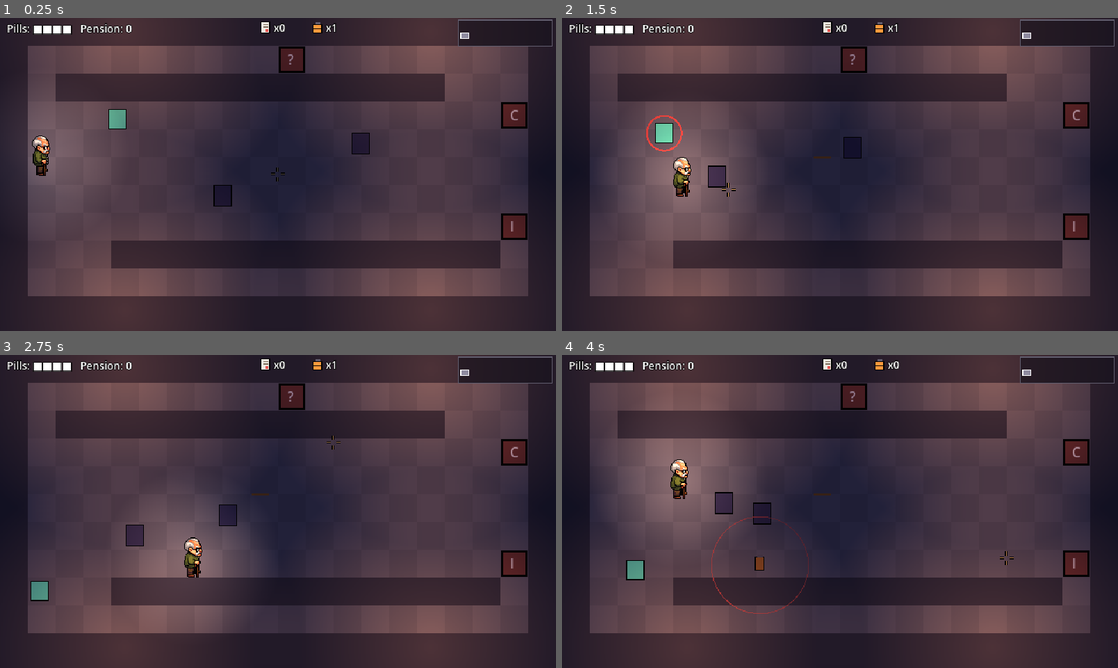
Above: before the commit, frames 1-4 (two rows, left to right).
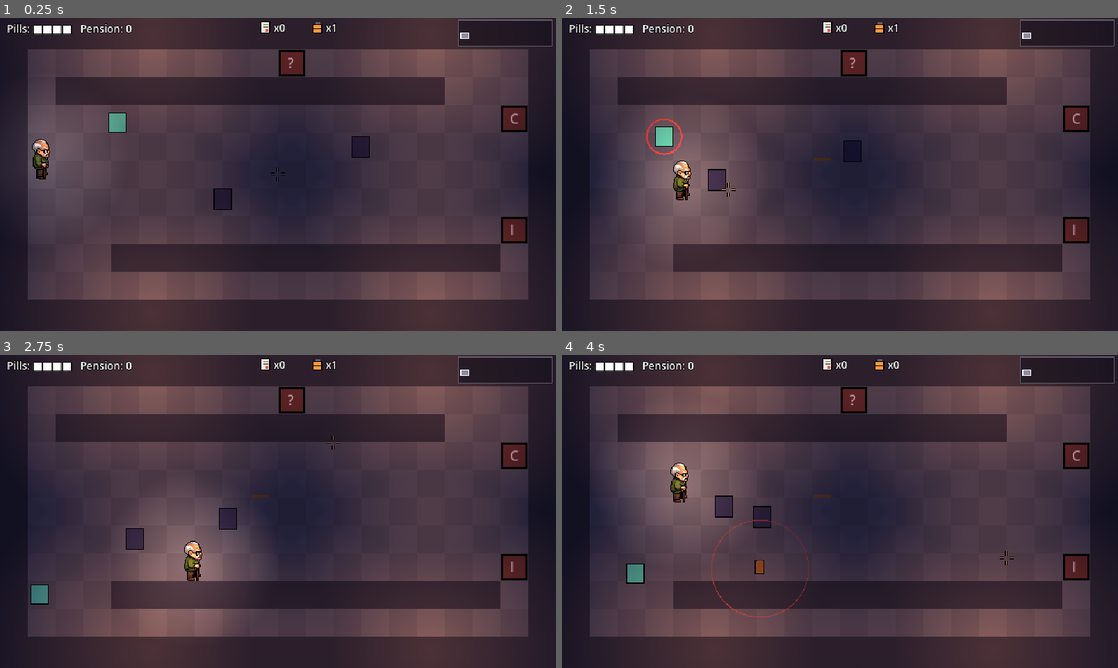
Above: after the commit, the same moments.

Repository: B1nKaTa/game
Game: Godot game, scene res://scenes/floor.tscn
Two runs of this game, one before a commit and one after it. Both use one fixed random seed, a clock stepped at 60 frames per second and the inputs below. This scene is started directly instead of the project's main scene.
Inputs (mouse positions are in pixels of both pictures, inside the frame that each line leads up to):
- Up to frame 1 (0.25 s): no input
- Up to frame 2 (1.5 s): tap Enter (ui_accept) at 0.5, 0.77 s; move the mouse to (962, 158) at 0.52 s; hold D (move_right) 0.53-1.28 s; hold E (interact) 0.53-1.28 s; click (962, 158) at 0.67 s; right-click (962, 158) at 0.8 s; move the mouse to (728, 190) at 1.27 s; hold S (move_down) from 1.28 s (still down); right-click (728, 190) at 1.35 s
- Up to frame 3 (2.75 s): tap Enter (ui_accept) at 1.52 s; tap E (interact) at 1.55 s; move the mouse to (333, 442) at 2.02 s; release S (move_down) at 2.03 s; press the mouse at (333, 442) at 2.03 s; hold D (move_right) from 2.03 s (still down); right-click (333, 442) at 2.3 s
- Up to frame 4 (4 s): move the mouse to (812, 574) at 2.77 s; release D (move_right) at 2.78 s; release the mouse at (812, 574) at 2.78 s; hold W (move_up) 2.78-3.53 s; tap Q (bomb) at 2.85 s; click (812, 574) at 2.92 s; tap Enter (ui_accept) at 3.02, 3.77 s; tap E (interact) at 3.05 s; move the mouse to (1006, 558) at 3.52 s; hold A (move_left) from 3.53 s (still down); hold Space (dodge) from 3.53 s (still down); right-click (1006, 558) at 3.8 s

The runs differ from the first frame. In frame 1, 5.5% of the frame differs, in the area x 5-95%, y 8-90%; in frame 2, 5.7%; in frame 3, 5.6%; in frame 4, 5.9%.

Commit message:
Fit camera, backdrop, lighting and clamps to the room's real size
The camera centers a room that fits the view and follows Grandpa in one that
doesn't, stopping at its edges. Room colors now live in a palette that a
floor can override.

Co-Authored-By: Claude Opus 5.5 <noreply@anthropic.com>

Diff:
--- a/scripts/actors/enemy.gd
+++ b/scripts/actors/enemy.gd
@@ -16,6 +16,7 @@
 var target: Node2D
 var desired_velocity := Vector2.ZERO
 var is_summon := false
+var room_cells := RoomLayout.DEFAULT_SIZE
 var _warning_fraction := 0.5
 var _behavior: EnemyBehavior
 var _knockback := Vector2.ZERO
@@ -58,15 +59,15 @@
 	_knockback = _knockback.lerp(Vector2.ZERO, minf(KNOCKBACK_DECAY * delta, 1.0))
 	move_and_slide()
 	if def.ignores_walls:
-		position = clamp_inside_room(position)
+		position = clamp_inside_room(position, room_cells)
 	queue_redraw()
 
 
-static func clamp_inside_room(point: Vector2) -> Vector2:
+static func clamp_inside_room(point: Vector2, cells: Vector2i) -> Vector2:
 	var tile := float(RoomBackdrop.TILE)
 	return Vector2(
-		clampf(point.x, tile, (RoomLayout.WIDTH - 1) * tile),
-		clampf(point.y, tile, (RoomLayout.HEIGHT - 1) * tile))
+		clampf(point.x, tile, (cells.x - 1) * tile),
+		clampf(point.y, tile, (cells.y - 1) * tile))
 
 
 # Summons pay nothing, or a boss left alive could be farmed forever.
--- a/scripts/content/floor_def.gd
+++ b/scripts/content/floor_def.gd
@@ -9,3 +9,8 @@
 @export var floor_boss: EnemyDef
 @export var clear_pension: int = 8
 @export var treasure_pension: int = 25
+@export var palette: RoomPalette
+
+
+func room_palette() -> RoomPalette:
+	return palette if palette != null else RoomPalette.new()
--- a/scripts/content/room_layout.gd
+++ b/scripts/content/room_layout.gd
@@ -10,8 +10,7 @@
 const TYPE_TREASURE := "treasure"
 const TYPE_SHOP := "shop"
 const TYPE_SECRET := "secret"
-const WIDTH := 20
-const HEIGHT := 11
+const DEFAULT_SIZE := Vector2i(20, 11)
 const ENTRY := Vector2i(1, 5)
 const EXIT_A := Vector2i(18, 3)
 const EXIT_B := Vector2i(18, 7)
--- /dev/null
+++ b/scripts/content/room_palette.gd
@@ -0,0 +1,11 @@
+class_name RoomPalette
+extends Resource
+
+# The one place room colors live. The defaults are the look of the office floor,
+# and a FloorDef can carry its own palette to override them.
+@export var floor_a := Color("6a6677")
+@export var floor_b := Color("625e6f")
+@export var wall := Color("3a3547")
+@export var darkness := Color(0.04, 0.03, 0.05)
+@export var ambient := Color(0.32, 0.32, 0.48)
+@export var torch := Color(1.0, 0.62, 0.3)
--- /dev/null
+++ b/scripts/core/room_camera.gd
@@ -0,0 +1,17 @@
+class_name RoomCamera
+extends RefCounted
+
+
+# Where the camera rests: centered along any axis the room fits in the view,
+# otherwise following the focus and stopping at the room's edges. Whole pixels,
+# because the view is drawn at its own low resolution.
+static func center_for(room_size: Vector2, focus: Vector2, view_size: Vector2) -> Vector2:
+	return Vector2(
+		_axis(room_size.x, focus.x, view_size.x),
+		_axis(room_size.y, focus.y, view_size.y)).round()
+
+
+static func _axis(room: float, focus: float, view: float) -> float:
+	if room <= view:
+		return room / 2.0
+	return clampf(focus, view / 2.0, room - view / 2.0)
--- a/scripts/scenes/floor_scene.gd
+++ b/scripts/scenes/floor_scene.gd
@@ -2,7 +2,6 @@
 
 const FLOOR_PATH := "res://data/floors/floor_1.tres"
 const MESSAGE_TIME := 2.0
-const VIEW_CENTER := Vector2(320, 180)
 
 var player: Player
 var is_cleared := false
@@ -19,6 +18,7 @@
 var _feedback: CombatFeedback
 var _mini_map: FloorMapView
 var _big_map: FloorMapView
+var _camera: Camera2D
 
 
 func _ready() -> void:
@@ -38,12 +38,10 @@
 	if _map == null:
 		_end_run("This floor could not be built. Returning to the Waiting Room.")
 		return
-	# Resting at the middle of the 640x360 view keeps the same framing as having no camera.
-	var camera := Camera2D.new()
-	camera.position = VIEW_CENTER
-	add_child(camera)
+	_camera = Camera2D.new()
+	add_child(_camera)
 	_feedback = CombatFeedback.new()
-	_feedback.setup(camera)
+	_feedback.setup(_camera)
 	add_child(_feedback)
 	player = Player.new()
 	player.setup(_run)
@@ -109,6 +107,19 @@
 	player.global_position = Player.arrival_position(_progress.arrival_cell(target_id, from_id))
 	_mini_map.set_current(target_id)
 	_big_map.set_current(target_id)
+	_follow_player()
+
+
+func _process(_delta: float) -> void:
+	_follow_player()
+
+
+# Shake moves the camera through its offset, so following never fights it.
+func _follow_player() -> void:
+	if _camera == null or _current_id == -1:
+		return
+	var room_size := Vector2(_map.room(_current_id).layout.size_in_cells()) * RoomBackdrop.TILE
+	_camera.position = RoomCamera.center_for(room_size, player.feet().global_position, RoomBackdrop.VIEW_SIZE)
 
 
 func _make_room_view(room: FloorRoom) -> RoomView:
--- a/scripts/world/lighting.gd
+++ b/scripts/world/lighting.gd
@@ -1,9 +1,23 @@
 class_name Lighting
 extends RefCounted
 
-const AMBIENT := Color(0.32, 0.32, 0.48)
-const TORCH := Color(1.0, 0.62, 0.3)
-const TORCH_CELLS: Array[Vector2i] = [Vector2i(4, 0), Vector2i(15, 0), Vector2i(4, 10), Vector2i(15, 10)]
+const TORCH_SPACING := 10.0
+const TALL_ROOM := 14
+
+
+# Along the top and bottom walls, plus the side walls of a tall room, since a
+# torch's glow doesn't reach the middle of one from the top and bottom alone.
+static func torch_cells(room_cells: Vector2i) -> Array[Vector2i]:
+	var cells: Array[Vector2i] = []
+	var columns := maxi(2, roundi(room_cells.x / TORCH_SPACING))
+	for i in columns:
+		var x := int((i + 0.5) * room_cells.x / columns)
+		cells.append(Vector2i(x, 0))
+		cells.append(Vector2i(x, room_cells.y - 1))
+	if room_cells.y >= TALL_ROOM:
+		cells.append(Vector2i(0, room_cells.y / 2))
+		cells.append(Vector2i(room_cells.x - 1, room_cells.y / 2))
+	return cells
 
 
 static func make_light(color: Color, energy: float, scale_factor: float) -> PointLight2D:
@@ -25,11 +39,11 @@
 	return light
 
 
-static func add_room_mood(parent: Node) -> void:
+static func add_room_mood(parent: Node, room_cells: Vector2i, palette: RoomPalette) -> void:
 	var modulate := CanvasModulate.new()
-	modulate.color = AMBIENT
+	modulate.color = palette.ambient
 	parent.add_child(modulate)
-	for cell in TORCH_CELLS:
-		var light := make_light(TORCH, 1.0, 1.6)
+	for cell in torch_cells(room_cells):
+		var light := make_light(palette.torch, 1.0, 1.6)
 		light.position = RoomBackdrop.cell_center(cell)
 		parent.add_child(light)
--- a/scripts/world/room_backdrop.gd
+++ b/scripts/world/room_backdrop.gd
@@ -2,29 +2,34 @@
 extends Node2D
 
 const TILE := 32
-const FLOOR_A := Color("6a6677")
-const FLOOR_B := Color("625e6f")
-const WALL := Color("3a3547")
 
 const VIEW_SIZE := Vector2(640, 360)
 const OVERDRAW_MARGIN := 16.0
 
 var _rows: PackedStringArray = []
+var _palette: RoomPalette
 
 
-# Wall-colored ground that reaches past the view by more than the biggest screen
-# shake, so shaking never shows the clear color.
-static func overdraw_rect() -> Rect2:
-	var margin := Vector2(OVERDRAW_MARGIN, OVERDRAW_MARGIN)
-	return Rect2(-margin, VIEW_SIZE + margin * 2.0)
+# Reaches past the view and the room by more than the biggest screen shake, so
+# shaking never shows the clear color, whatever the room's size.
+static func overdraw_rect(room_size: Vector2) -> Rect2:
+	var cover := Vector2(maxf(room_size.x, VIEW_SIZE.x), maxf(room_size.y, VIEW_SIZE.y))
+	return Rect2((room_size - cover) / 2.0, cover).grow(OVERDRAW_MARGIN)
+
+
+# A band of wall around the room, so a shake at the room's edge shows wall and
+# not darkness. Past it, a room smaller than the view sits in darkness.
+static func wall_rim_rect(room_size: Vector2) -> Rect2:
+	return Rect2(Vector2.ZERO, room_size).grow(OVERDRAW_MARGIN)
 
 
 static func cell_center(cell: Vector2i) -> Vector2:
 	return Vector2(cell.x * TILE + TILE / 2.0, cell.y * TILE + TILE / 2.0)
 
 
-func setup(rows: PackedStringArray) -> void:
+func setup(rows: PackedStringArray, palette: RoomPalette = null) -> void:
 	_rows = rows
+	_palette = palette if palette != null else RoomPalette.new()
 	z_index = -10
 
 
@@ -50,8 +55,10 @@
 
 
 func _draw() -> void:
-	draw_rect(overdraw_rect(), WALL)
+	var room_size := Vector2(_rows[0].length(), _rows.size()) * TILE
+	draw_rect(overdraw_rect(room_size), _palette.darkness)
+	draw_rect(wall_rim_rect(room_size), _palette.wall)
 	for y in _rows.size():
 		for x in _rows[y].length():
-			var color := WALL if _rows[y][x] == "#" else (FLOOR_A if (x + y) % 2 == 0 else FLOOR_B)
+			var color := _palette.wall if _rows[y][x] == "#" else (_palette.floor_a if (x + y) % 2 == 0 else _palette.floor_b)
 			draw_rect(Rect2(x * TILE, y * TILE, TILE, TILE), color)
--- a/scripts/world/room_view.gd
+++ b/scripts/world/room_view.gd
@@ -57,9 +57,10 @@
 
 func _ready() -> void:
 	var backdrop := RoomBackdrop.new()
-	backdrop.setup(_room.layout.rows)
+	var palette := _floor_def.room_palette()
+	backdrop.setup(_room.layout.rows, palette)
 	add_child(backdrop)
-	Lighting.add_room_mood(self)
+	Lighting.add_room_mood(self, _room.layout.size_in_cells(), palette)
 	_create_doors()
 	_create_blocks()
 	_create_rewards()
@@ -179,6 +180,7 @@
 	var enemy := Enemy.new()
 	enemy.setup(def, _player, _run.stats.warning_fraction, _run.stats.reveals_enemy_health)
 	enemy.is_summon = summoned
+	enemy.room_cells = _room.layout.size_in_cells()
 	enemy.position = at
 	enemy.defeated.connect(_on_enemy_defeated)
 	enemy.summon_requested.connect(_spawn_summon)
--- a/tests/test_enemy.gd
+++ b/tests/test_enemy.gd
@@ -67,15 +67,15 @@
 
 
 func test_clamp_inside_room_keeps_inner_points() -> void:
-	assert_eq(Enemy.clamp_inside_room(Vector2(200, 150)), Vector2(200, 150))
+	assert_eq(Enemy.clamp_inside_room(Vector2(200, 150), Vector2i(20, 11)), Vector2(200, 150))
 
 
-func test_clamp_inside_room_pulls_back_from_the_walls() -> void:
+func test_clamp_inside_room_pulls_back_from_the_walls_of_any_size() -> void:
 	var tile := float(RoomBackdrop.TILE)
-	var max_x := (RoomLayout.WIDTH - 1) * tile
-	var max_y := (RoomLayout.HEIGHT - 1) * tile
-	assert_eq(Enemy.clamp_inside_room(Vector2(-50, -50)), Vector2(tile, tile))
-	assert_eq(Enemy.clamp_inside_room(Vector2(5000, 5000)), Vector2(max_x, max_y))
+	for cells: Vector2i in [Vector2i(14, 9), Vector2i(20, 11), Vector2i(30, 17)]:
+		var far_corner := Vector2(cells.x - 1, cells.y - 1) * tile
+		assert_eq(Enemy.clamp_inside_room(Vector2(-50, -50), cells), Vector2(tile, tile))
+		assert_eq(Enemy.clamp_inside_room(Vector2(5000, 5000), cells), far_corner)
 
 
 func test_health_bar_is_off_by_default() -> void:
--- a/tests/test_room_backdrop.gd
+++ b/tests/test_room_backdrop.gd
@@ -1,10 +1,58 @@
 extends TestCase
 
+const SIZES: Array[Vector2i] = [Vector2i(14, 9), Vector2i(20, 11), Vector2i(30, 17)]
 
-func test_overdraw_covers_the_view_plus_the_biggest_shake_on_every_side() -> void:
-	var rect := RoomBackdrop.overdraw_rect()
+
+func _pixels(cells: Vector2i) -> Vector2:
+	return Vector2(cells) * RoomBackdrop.TILE
+
+
+func test_overdraw_covers_the_view_plus_the_biggest_shake_at_every_camera_rest() -> void:
 	var reach := ScreenShake.BOSS_DEATH
-	assert_true(rect.position.x < -reach, "left")
-	assert_true(rect.position.y < -reach, "top")
-	assert_true(rect.end.x > RoomBackdrop.VIEW_SIZE.x + reach, "right")
-	assert_true(rect.end.y > RoomBackdrop.VIEW_SIZE.y + reach, "bottom")
+	var half_view := RoomBackdrop.VIEW_SIZE / 2.0
+	for cells in SIZES:
+		var room := _pixels(cells)
+		var rect := RoomBackdrop.overdraw_rect(room)
+		for focus: Vector2 in [Vector2.ZERO, room, Vector2(0, room.y), Vector2(room.x, 0)]:
+			var center := RoomCamera.center_for(room, focus, RoomBackdrop.VIEW_SIZE)
+			assert_true(rect.position.x < center.x - half_view.x - reach, "left %s" % str(cells))
+			assert_true(rect.position.y < center.y - half_view.y - reach, "top %s" % str(cells))
+			assert_true(rect.end.x > center.x + half_view.x + reach, "right %s" % str(cells))
+			assert_true(rect.end.y > center.y + half_view.y + reach, "bottom %s" % str(cells))
+
+
+func test_the_wall_rim_reaches_past_the_room_by_more_than_the_biggest_shake() -> void:
+	var rim := RoomBackdrop.wall_rim_rect(_pixels(Vector2i(30, 17)))
+	assert_true(rim.position.x < -ScreenShake.BOSS_DEATH)
+	assert_true(rim.end.y > 17 * RoomBackdrop.TILE + ScreenShake.BOSS_DEATH)
+
+
+func test_a_small_room_has_darkness_past_its_rim() -> void:
+	var room := _pixels(Vector2i(14, 9))
+	var rim := RoomBackdrop.wall_rim_rect(room)
+	var center := RoomCamera.center_for(room, Vector2.ZERO, RoomBackdrop.VIEW_SIZE)
+	assert_true(rim.position.x > center.x - RoomBackdrop.VIEW_SIZE.x / 2.0)
+	assert_true(rim.end.y < center.y + RoomBackdrop.VIEW_SIZE.y / 2.0)
+
+
+func test_a_floor_can_override_the_room_colors() -> void:
+	var def := FloorDef.new()
+	assert_eq(def.room_palette().wall, RoomPalette.new().wall, "a floor without a palette uses the default")
+	var moss := RoomPalette.new()
+	moss.wall = Color("2f4a33")
+	def.palette = moss
+	assert_eq(def.room_palette().wall, Color("2f4a33"))
+
+
+func test_torches_sit_in_the_walls_of_any_size() -> void:
+	for cells in SIZES:
+		var torches := Lighting.torch_cells(cells)
+		assert_true(torches.size() >= 4, str(cells))
+		for torch in torches:
+			var in_room := torch.x >= 0 and torch.y >= 0 and torch.x < cells.x and torch.y < cells.y
+			var on_edge := torch.x == 0 or torch.y == 0 or torch.x == cells.x - 1 or torch.y == cells.y - 1
+			assert_true(in_room and on_edge, "%s %s" % [str(cells), str(torch)])
+
+
+func test_bigger_rooms_get_more_torches() -> void:
+	assert_true(Lighting.torch_cells(Vector2i(30, 17)).size() > Lighting.torch_cells(Vector2i(20, 11)).size())
--- /dev/null
+++ b/tests/test_room_camera.gd
@@ -0,0 +1,35 @@
+extends TestCase
+
+const VIEW := Vector2(640, 360)
+const SMALL := Vector2(14 * 32, 9 * 32)
+const MEDIUM := Vector2(20 * 32, 11 * 32)
+const LARGE := Vector2(30 * 32, 17 * 32)
+
+
+func test_a_small_room_stays_centered_wherever_he_stands() -> void:
+	assert_eq(RoomCamera.center_for(SMALL, Vector2(40, 40), VIEW), SMALL / 2.0)
+	assert_eq(RoomCamera.center_for(SMALL, Vector2(400, 250), VIEW), SMALL / 2.0)
+
+
+func test_a_medium_room_does_not_scroll_along_either_axis() -> void:
+	assert_eq(RoomCamera.center_for(MEDIUM, Vector2(40, 40), VIEW), MEDIUM / 2.0)
+	assert_eq(RoomCamera.center_for(MEDIUM, Vector2(600, 320), VIEW), MEDIUM / 2.0)
+
+
+func test_a_large_room_follows_him_in_the_middle() -> void:
+	assert_eq(RoomCamera.center_for(LARGE, Vector2(480, 272), VIEW), Vector2(480, 272))
+
+
+func test_a_large_room_stops_at_its_edges() -> void:
+	assert_eq(RoomCamera.center_for(LARGE, Vector2(10, 10), VIEW), VIEW / 2.0)
+	assert_eq(RoomCamera.center_for(LARGE, Vector2(5000, 5000), VIEW), LARGE - VIEW / 2.0)
+
+
+func test_each_axis_is_decided_on_its_own() -> void:
+	var wide_only := Vector2(960, 288)
+	assert_eq(RoomCamera.center_for(wide_only, Vector2(500, 10), VIEW), Vector2(500, 144))
+
+
+func test_the_camera_rests_on_whole_pixels() -> void:
+	var center := RoomCamera.center_for(LARGE, Vector2(480.4, 272.6), VIEW)
+	assert_eq(center, Vector2(480, 273))
Not shown, added: scripts/content/room_palette.gd.uid
Not shown, added: scripts/core/room_camera.gd.uid
Not shown, added: tests/test_room_camera.gd.uid
